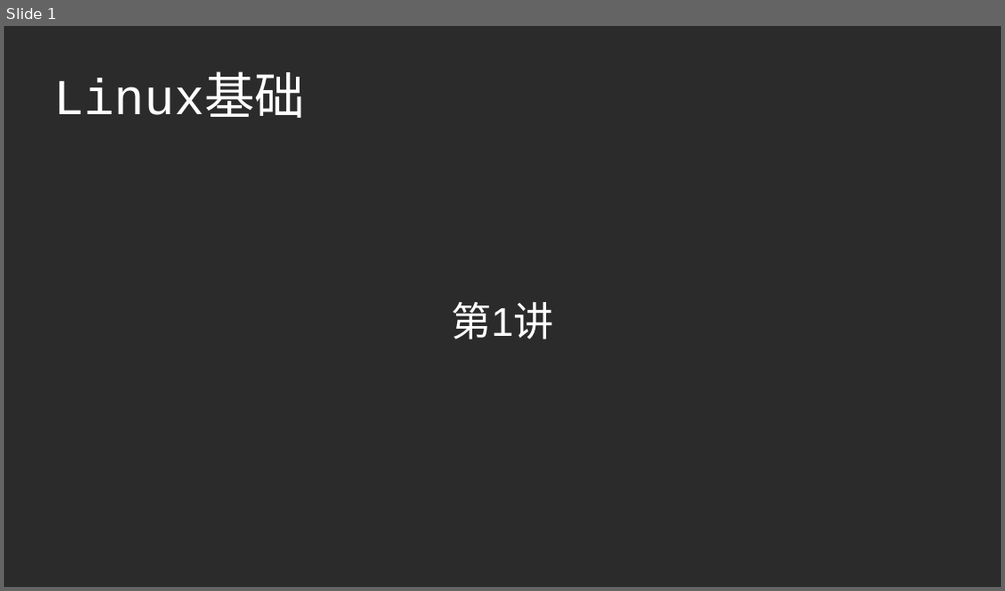
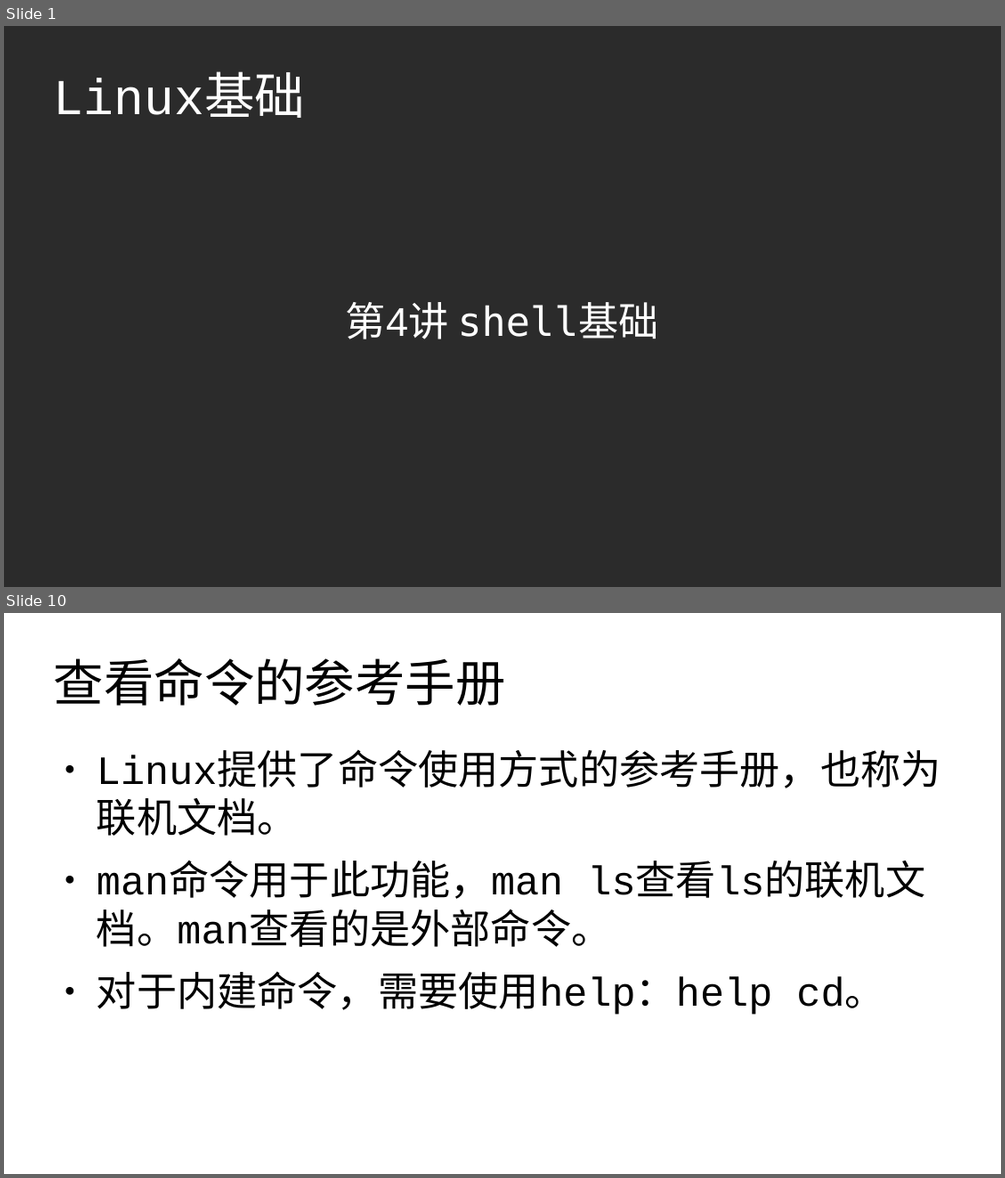
Before and after one commit to master-genius/linux-system, a slide deck: ch04/ch04-shell基础.odp. Shown one above the other, each under a label of ours: slide 1 before the commit, slides 1 and 10 after it; the slides between them are not shown. The pictures are 1005x591 and 1005x1178 pixels, drawn with LibreOffice and Linux fonts; fonts in the diff are those of the drawing; background and template pictures are left out; a plain dark background stands for a picture behind light text. Boxes give left, top, right and bottom in pixels: in the first picture for what was removed or moved away, otherwise in the second. Text is boxed around its words. In the diff, an @@ line names an element or a change of style, - is before the commit and + after.

```diff
--- a/ch04/ch04-shell基础.odp
+++ b/ch04/ch04-shell基础.odp
@@ slide 10 added at [4, 613, 1001, 1174], background #FFFFFF @@
@@ title added at [54, 658, 505, 706], 40 pt, text #000000 @@
+查看命令的参考手册
@@ text added at [97, 755, 941, 1014], 32 pt, text #000000 @@
+● Linux提供了命令使用方式的参考手册，也称为联机文档。
+● man命令用于此功能，man ls查看ls的联机文档。man查看的是外部命令。
+● 对于内建命令，需要使用help：help cd。
@@ slide 1 changed as well @@
@@ subtitle at [346, 302, 659, 339]: text changed @@
-第1讲
+第4讲 shell基础
```
Also in this commit, not shown: 16 other slides added, 6 other files.
